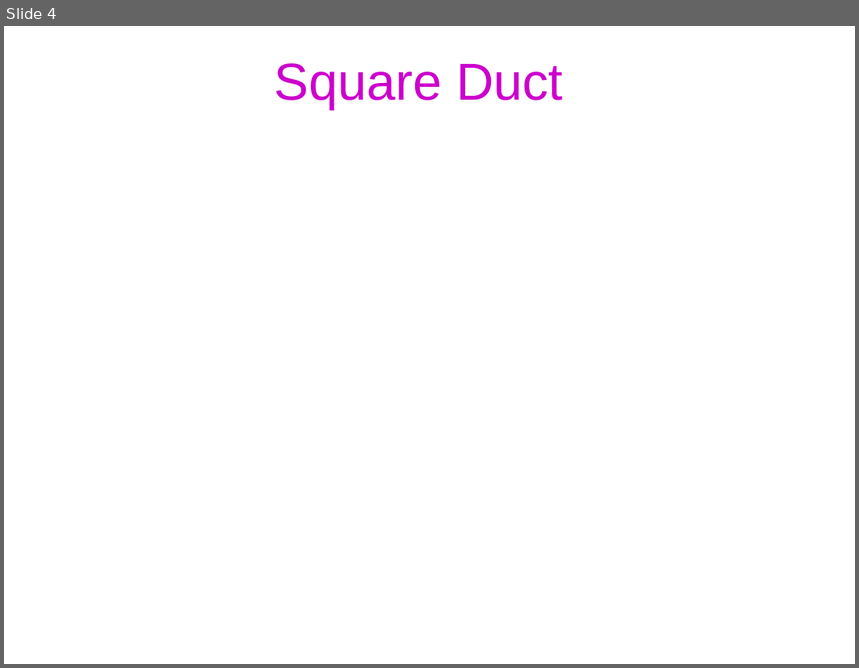
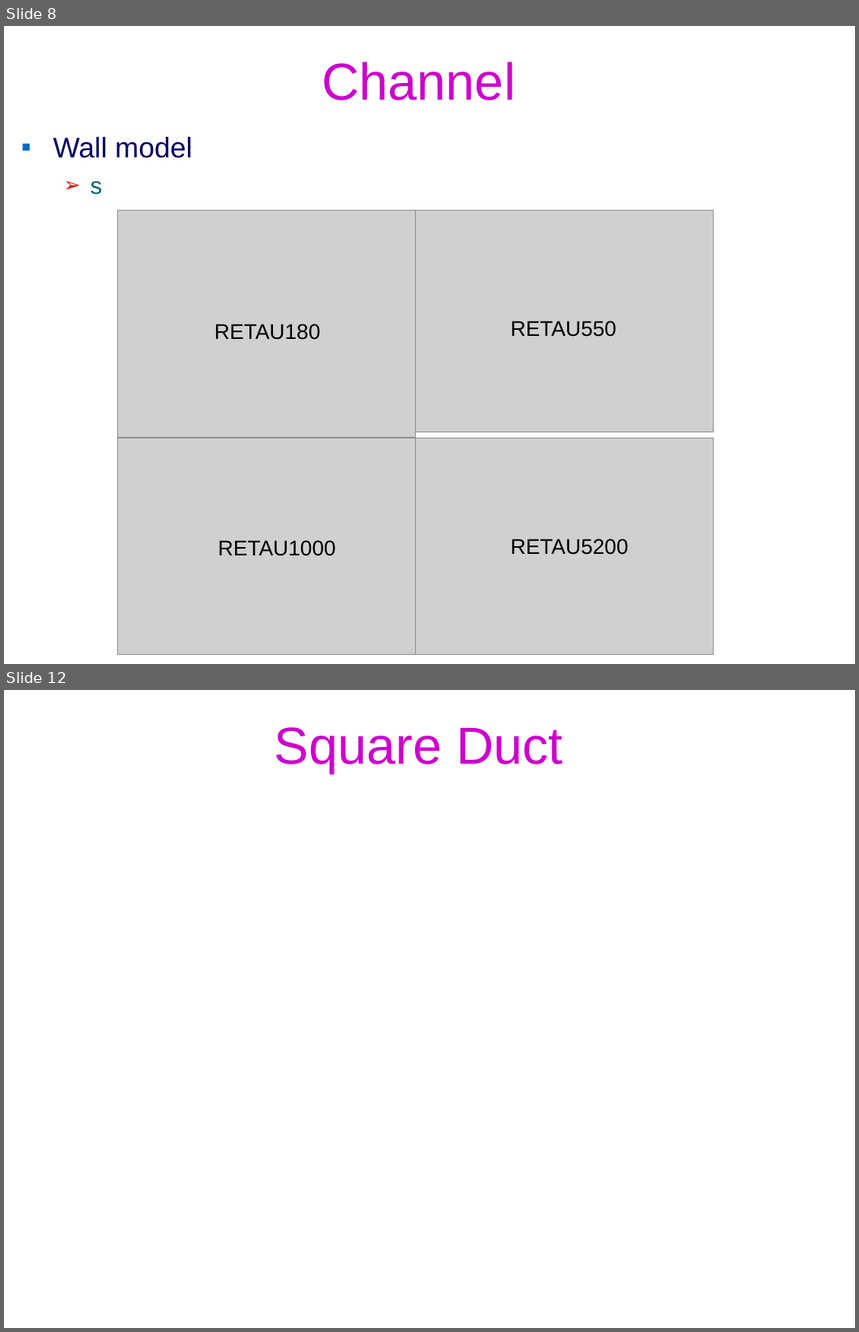
Before and after one commit to federicoVerolini/CaLES, a slide deck: docs/vv.pptx. Shown one above the other, each under a label of ours: slide 4 before the commit, slides 8 and 12 after it; the slides between them are not shown. The pictures are 859x668 and 859x1332 pixels, drawn with LibreOffice and Linux fonts; fonts in the diff are those of the drawing; grey boxes stand for pictures; background and template pictures are left out. Boxes give left, top, right and bottom in pixels: in the first picture for what was removed or moved away, otherwise in the second. Text is boxed around its words. In the diff, an @@ line names an element or a change of style, - is before the commit and + after.

```diff
--- a/docs/vv.pptx
+++ b/docs/vv.pptx
@@ slide 8 added at (4,26,855,664), background #FFFFFF @@
@@ title added at (322,62,515,100), 44 pt, text #CC00CC @@
+Channel
@@ text added at (53,137,192,195), 24 pt, text #000066 @@
+▪ Wall model
+  ➢ s
@@ picture added at (117,211,415,438) @@
@@ picture added at (415,211,713,433) @@
@@ text added at (511,321,617,337), 18 pt, text #000000 @@
+RETAU550
@@ text added at (215,324,320,340), 18 pt, text #000000 @@
+RETAU180
@@ picture added at (117,438,415,655) @@
@@ picture added at (415,438,713,655) @@
@@ text added at (218,541,336,556), 18 pt, text #000000 @@
+RETAU1000
@@ text added at (511,539,629,555), 18 pt, text #000000 @@
+RETAU5200
@@ what was slide 4 is now slide 12 @@
```
Also in this commit, not shown: 3 slides changed, 7 other slides added, 4 other files.
